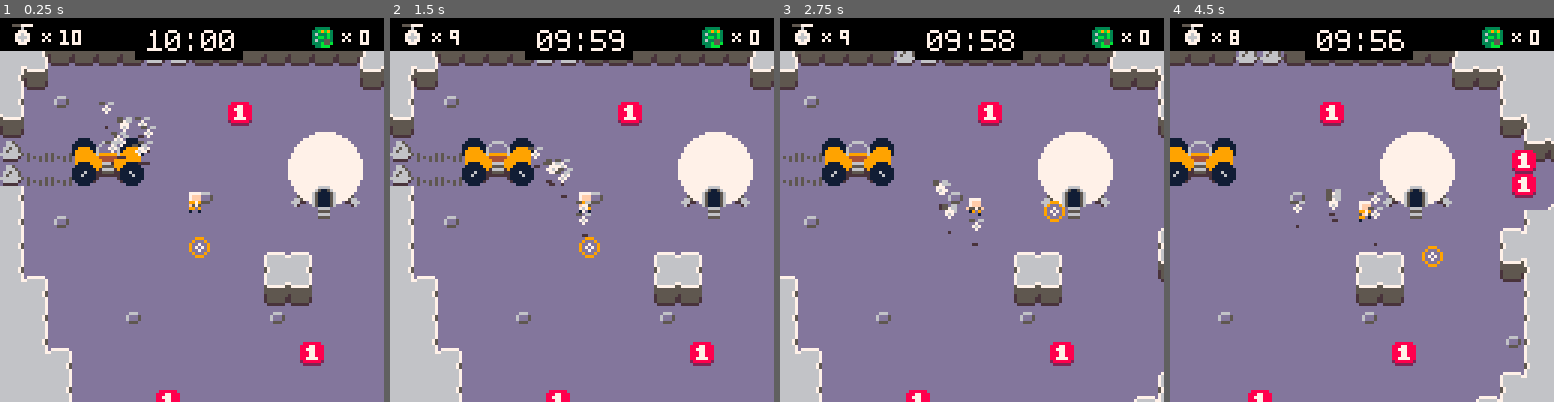
Above: before the commit, frames 1-4 (left to right).
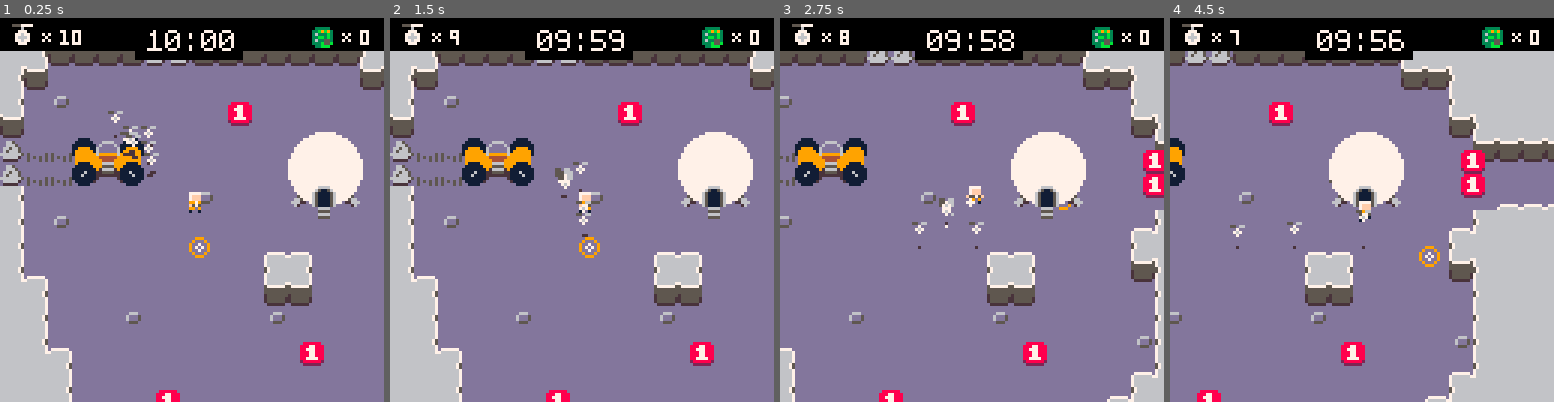
Above: after the commit, the same moments.

Repository: kevinthompson/moonbreak-p8
Game: PICO-8 cartridge moonbreak.p8
Two runs of this game, one before a commit and one after it. Both use one fixed random seed, a clock stepped at 60 frames per second and the inputs below.
Inputs:
- Up to frame 1 (0.25 s): no input
- Up to frame 2 (1.5 s): tap X (X key) at 0.33, 1.07 s; tap O (Z key) at 0.7 s
- Up to frame 3 (2.75 s): hold Right 1.6-2.1 s; tap O (Z key) at 1.7, 2.1, 2.5 s; tap X (X key) at 1.85 s; hold Up 2.15-2.42 s; hold Right from 2.47 s (still down)
- Up to frame 4 (4.5 s): tap O (Z key) every 0.4 s from 2.9 to 4.1 s; tap X (X key) at 2.97, 4.08 s; release Right at 3.03 s; hold Left 3.08-3.58 s; hold Down 3.63-3.97 s; hold Right from 4.02 s (still down)

The runs differ from the first frame. In frame 1, 0.8% of the frame differs, in the area x 25-42%, y 21-42%; in frame 2, 0.4%; in frame 3, 20%; in frame 4, 28%, in the area x 0-100%, y 3-100%.

Commit message:
feat: use pathfinding to follow

Diff:
--- a/scripts/entities/bot.lua
+++ b/scripts/entities/bot.lua
@@ -5,7 +5,7 @@
   map_collision = true,
   follow_distance = 8,
 
-  speed = .25,
+  speed = .50,
 
   state = "follow",
 
@@ -76,25 +76,6 @@
 
       if animation_frame == animation_frames then
         path = astar({ x\8, y\8 }, {8,8})
-        state = "path"
-      end
-    end,
-
-    path = function(_ENV)
-      local px = 4 + path[1].x * 8
-      local py = 4 + path[1].y * 8
-      local a = atan2(px-x, py-y)
-
-      x = x + cos(a) * speed
-      y = y + sin(a) * speed
-
-      -- _ENV:move(x + cos(a) * speed, y + sin(a) * speed)
-
-      if dist(_ENV, {x=px,y=py}) < 1 then
-        deli(path,1)
-      end
-
-      if #path == 0 then
         state = "idle"
       end
     end,
--- a/scripts/entities/cursor.lua
+++ b/scripts/entities/cursor.lua
@@ -2,7 +2,7 @@
   x = 66,
   y = 76,
   map_collision = true,
-  speed = 0.75,
+  speed = 1,
   recall_radius = 0,
 
   update = function(_ENV)
--- a/scripts/entities/entity.lua
+++ b/scripts/entities/entity.lua
@@ -15,6 +15,7 @@
   r=4,
   elevation = 0,
   speed = 1,
+  path = {},
 
   -- follow
   follow_distance = 16,
@@ -145,22 +146,49 @@
   end,
 
   follow = function(_ENV, target)
-    if (dist(_ENV, target) <= follow_distance) return
+    if dist(_ENV,target) <= follow_distance then
+      path = {}
+      return
+    end
 
-    -- previous position
-    local px = x
-    local py = y
+    if #path == 0  then
+      path = astar({x\8,y\8}, {target.x\8, target.y\8})
+      deli(path,1)
+    end
 
-    -- movement
-    local a = atan2(target.x - x, target.y - y)
-    local vx = cos(a) * speed
-    local vy = sin(a) * speed
+    if #path > 0 then
+      local px = 4 + path[1].x * 8
+      local py = 4 + path[1].y * 8
+      local a = atan2(px-x, py-y)
 
-    -- flip sprite
-    if (vx < 0) flip = true
-    if (vx > 0) flip = false
+      x = x + cos(a) * speed
+      y = y + sin(a) * speed
 
-    -- move
-    return _ENV:move(x+vx, y+vy)
+      if dist(_ENV, {x=px,y=py}) < 1 then
+        deli(path,1)
+      end
+
+      return true
+    end
   end
+
+  -- follow = function(_ENV, target)
+  --   if (dist(_ENV, target) <= follow_distance) return
+
+  --   -- previous position
+  --   local px = x
+  --   local py = y
+
+  --   -- movement
+  --   local a = atan2(target.x - x, target.y - y)
+  --   local vx = cos(a) * speed
+  --   local vy = sin(a) * speed
+
+  --   -- flip sprite
+  --   if (vx < 0) flip = true
+  --   if (vx > 0) flip = false
+
+  --   -- move
+  --   return _ENV:move(x+vx, y+vy)
+  -- end
 })
--- a/scripts/entities/player.lua
+++ b/scripts/entities/player.lua
@@ -9,7 +9,7 @@
 
   map_collision = true,
 
-  speed=0.5,
+  speed=0.75,
   target = nil,
   bots = {},
   energy = 0,
